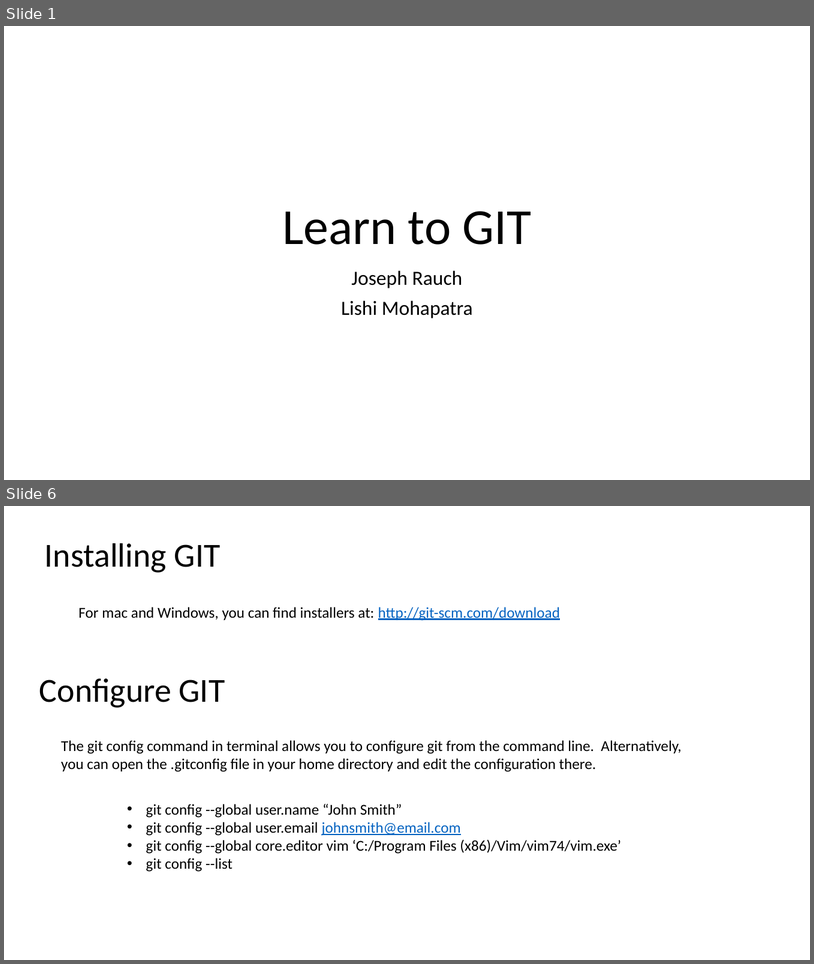
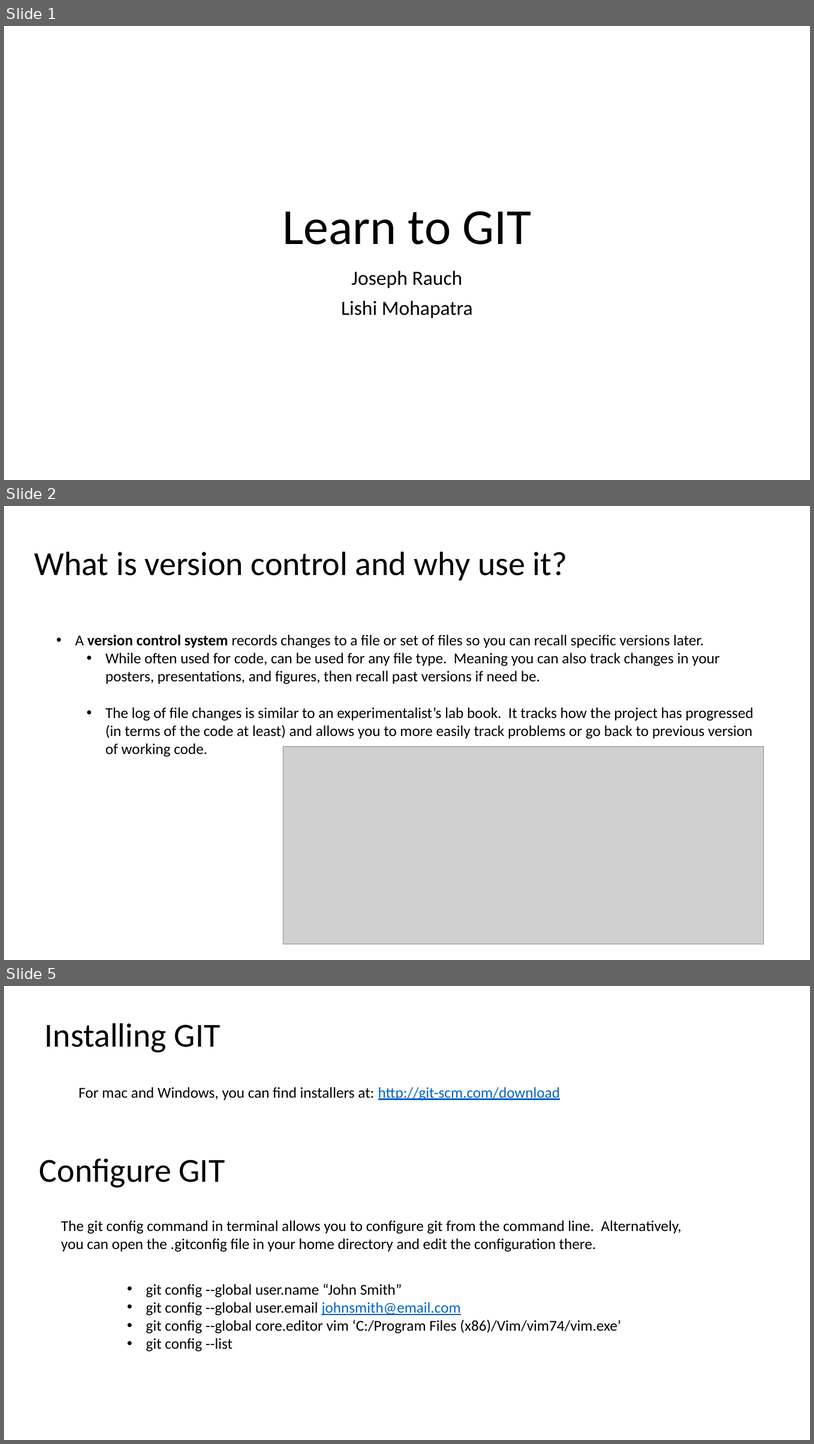
Before and after one commit to jwrauch/git-group-meeting-presentation, a slide deck: learn-to-git.pptx. Shown one above the other, each under a label of ours: slides 1 and 6 before the commit, slides 1, 2 and 5 after it; the slides between them are not shown. The pictures are 814x964 and 814x1444 pixels, drawn with LibreOffice and Linux fonts; fonts in the diff are those of the drawing; grey boxes stand for pictures. Boxes give left, top, right and bottom in pixels: in the first picture for what was removed or moved away, otherwise in the second. Text is boxed around its words. In the diff, an @@ line names an element or a change of style, - is before the commit and + after.

Commit message:
Added a few figures in the beginning slides

```diff
--- a/learn-to-git.pptx
+++ b/learn-to-git.pptx
@@ slide 2 added at [4,506,810,960], background #FFFFFF @@
@@ text added at [35,552,567,580], 40 pt, text #000000 @@
+What is version control and why use it?
@@ text added at [75,634,753,757], 18 pt, text #000000 @@
+• A version control system records changes to a file or set of files so you can recall specific versions later.
+  • While often used for code, can be used for any file type. Meaning you can also track changes in your
+    posters, presentations, and figures, then recall past versions if need be.
+  • The log of file changes is similar to an experimentalist’s lab book. It tracks how the project has progressed
+    (in terms of the code at least) and allows you to more easily track problems or go back to previous version
+    of working code.
@@ picture added at [284,746,764,944] @@
@@ what was slide 6 is now slide 5 @@
```
Also in this commit, not shown: 3 slides changed, 5 other slides added, 1 slide removed.
